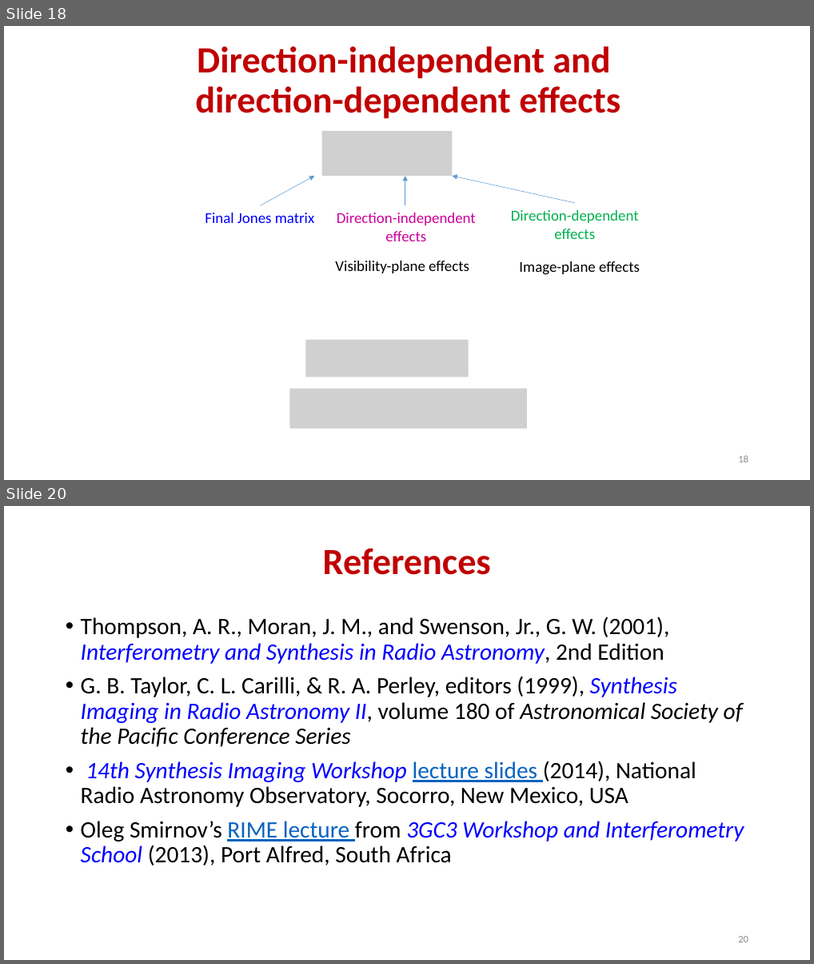
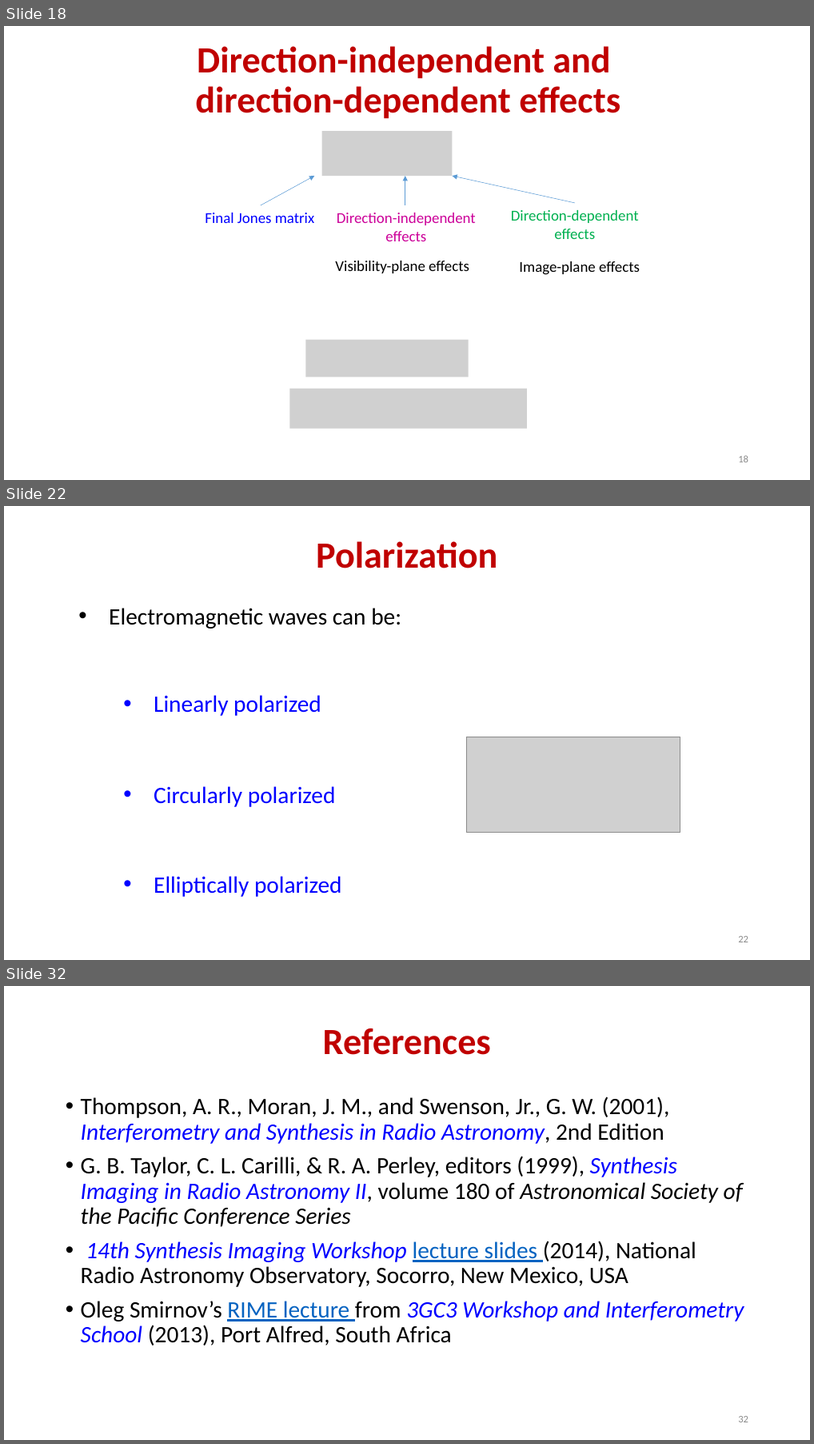
Before and after one commit to ratt-ru/ratt-interferometry-course, a slide deck: lectures/calibration/RIME.pptx. Shown one above the other, each under a label of ours: slides 18 and 20 before the commit, slides 18, 22 and 32 after it; the slides between them are not shown. The pictures are 814x964 and 814x1444 pixels, drawn with LibreOffice and Linux fonts; fonts in the diff are those of the drawing; grey boxes stand for pictures. Boxes give left, top, right and bottom in pixels: in the first picture for what was removed or moved away, otherwise in the second. Text is boxed around its words. In the diff, an @@ line names an element or a change of style, - is before the commit and + after.

```diff
--- a/lectures/calibration/RIME.pptx
+++ b/lectures/calibration/RIME.pptx
@@ slide 22 added at <box>4,506,810,960</box>, background #FFFFFF @@
@@ title added at <box>316,541,498,568</box>, 44 pt, text #C00000, bold @@
+Polarization
@@ text added at <box>109,608,402,628</box>, 28 pt, text #000000 @@
+• Electromagnetic waves can be:
@@ text added at <box>154,695,322,716</box>, 28 pt, text #0000FF @@
+• Linearly polarized
@@ picture added at <box>466,736,681,832</box> @@
@@ text added at <box>154,786,336,807</box>, 28 pt, text #0000FF @@
+• Circularly polarized
@@ text added at <box>154,876,342,896</box>, 28 pt, text #0000FF @@
+• Elliptically polarized
@@ page number added at <box>738,936,749,942</box>, 12 pt, text #8C8C8C @@
+22
@@ what was slide 20 is now slide 32 @@
@@ page number at <box>738,1416,749,1422</box>: text changed @@
-20
+32
```
Also in this commit, not shown: 3 slides changed, 11 other slides added, 2 other files.
